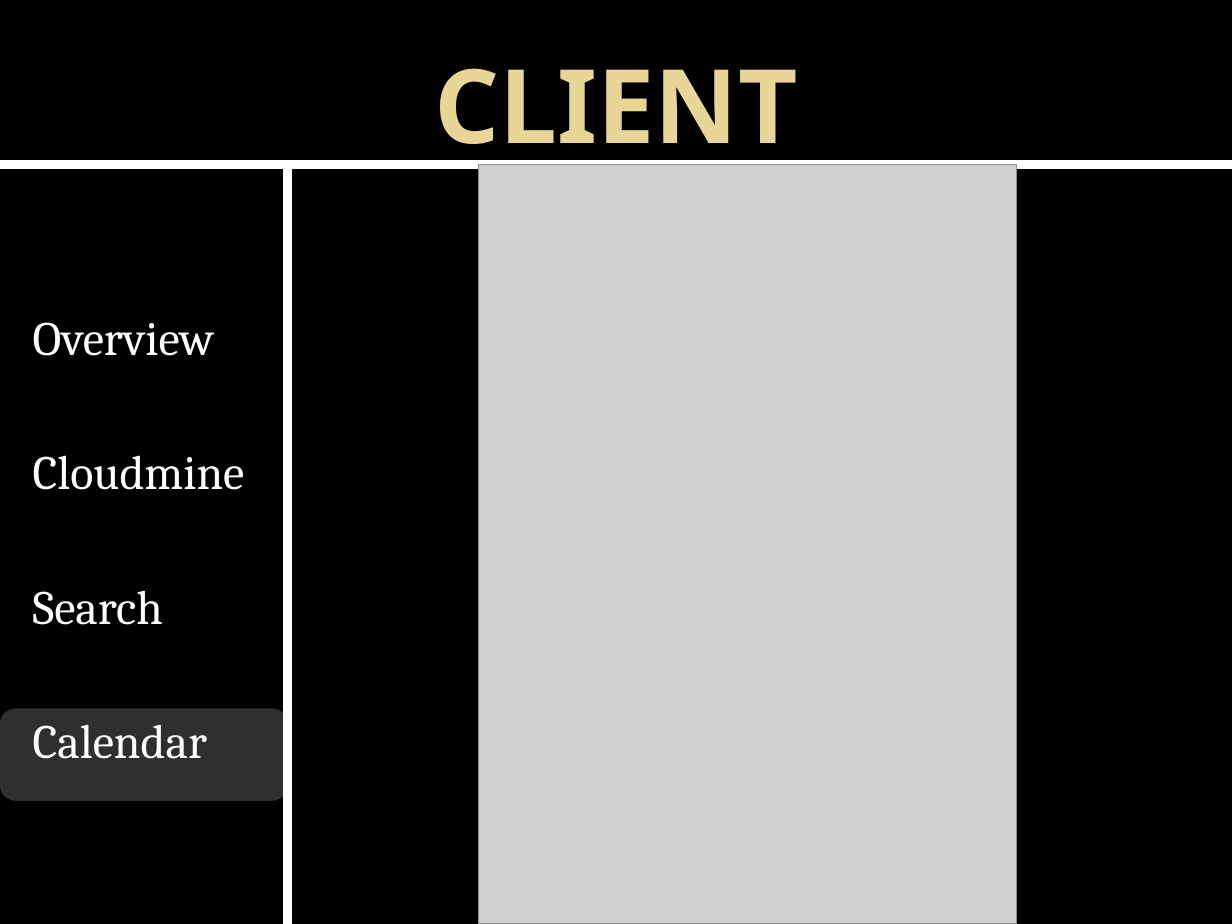
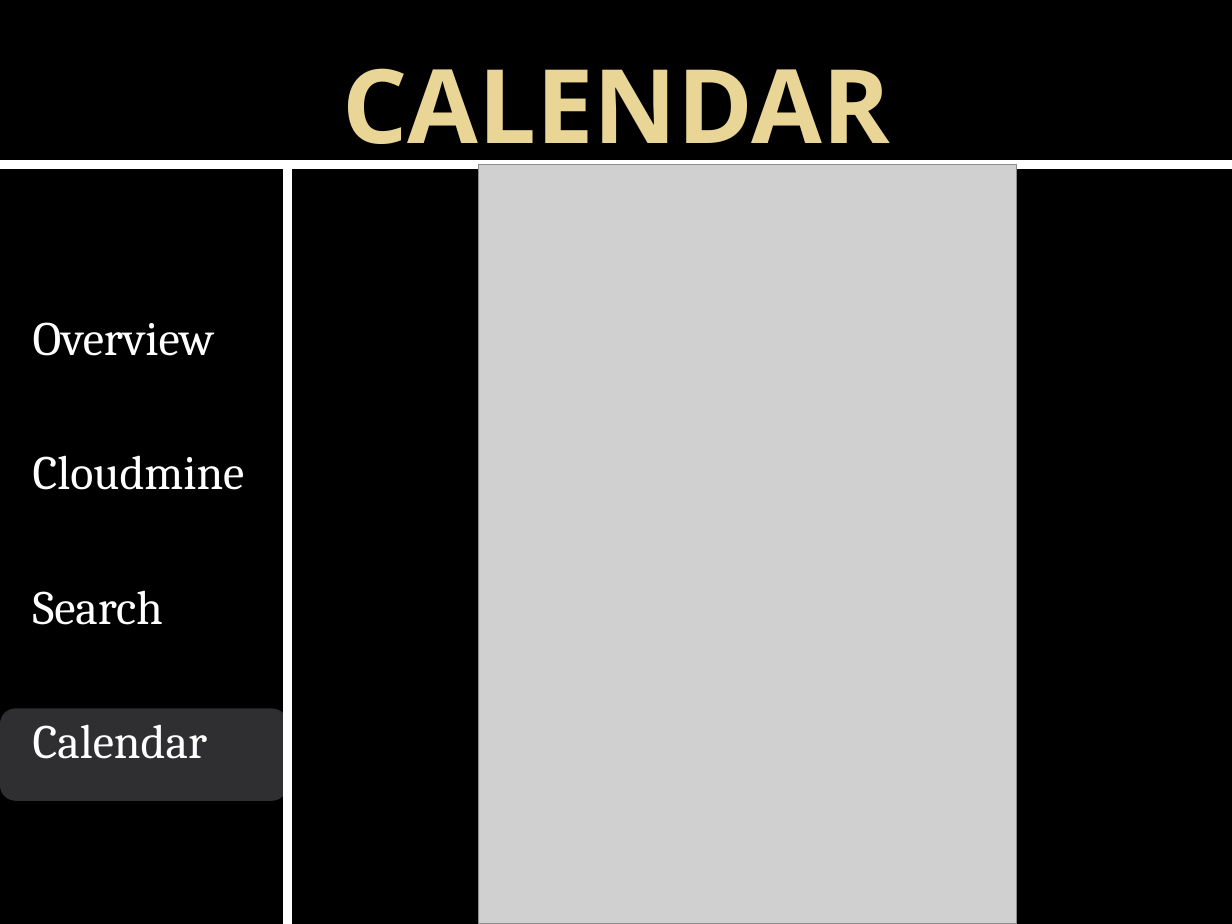
Before and after one commit to times05/Concert_Calendar, a slide deck: slide 10 of Concert Calendar Presentation.pptx (slide 11 before the commit). Drawn at 1232x924 pixels with LibreOffice and Linux fonts; fonts in the diff are those of the drawing; grey boxes stand for pictures; background and template pictures are left out. Boxes give left, top, right and bottom in pixels: in the first picture for what was removed or moved away, otherwise in the second. Text is boxed around its words. In the diff, an @@ line names an element or a change of style, - is before the commit and + after.

```diff
--- a/Concert Calendar Presentation.pptx
+++ b/Concert Calendar Presentation.pptx
@@ title at [342,68,890,170]: text changed @@
-CLIENT
+CALENDAR
```
Also in this commit, not shown: 6 other slides changed, 1 slide added, 2 slides removed.
